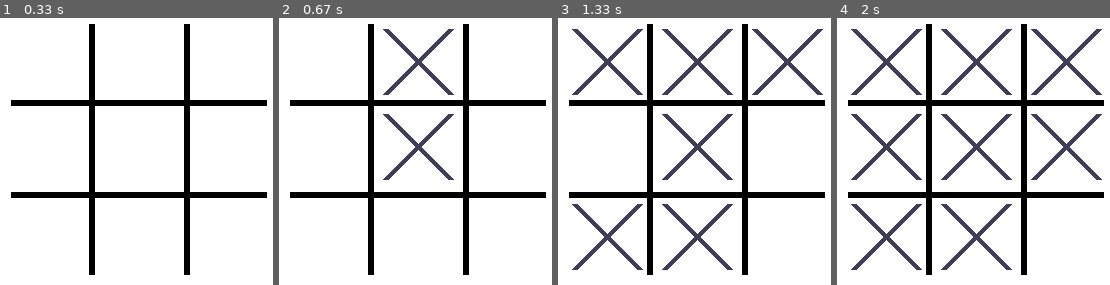
Above: before the commit, frames 1-4 (left to right).
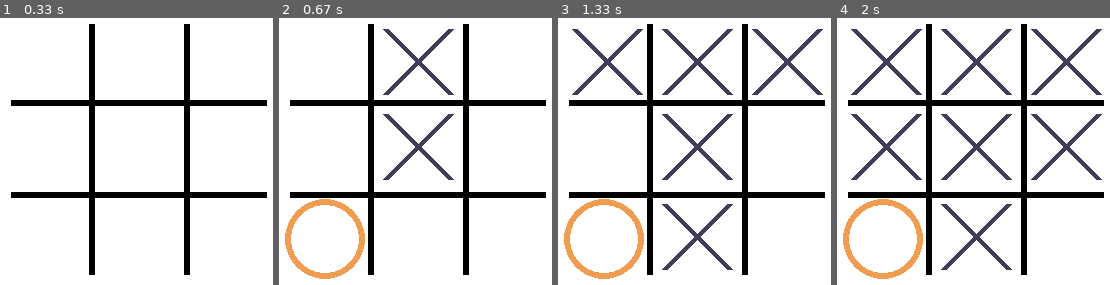
Above: after the commit, the same moments.

Repository: Kadrizzle/Pygame-TicTacToe
Game: pygame game, started from tictactoe_pygame.py
Same seed, same stepped clock (60 frames per second), same inputs: the game is played once before the commit and once after it.
Inputs (mouse positions are in pixels of both pictures, inside the frame that each line leads up to):
- Up to frame 1 (0.33 s): no input
- Up to frame 2 (0.67 s): press the mouse at (412, 60) at 0.37 s; move the mouse to (420, 170) at 0.47 s; release the mouse at (429, 282) at 0.6 s
- Up to frame 3 (1.33 s): press the mouse at (607, 60) at 0.7 s; move the mouse to (667, 151) at 0.8 s; release the mouse at (727, 244) at 0.93 s; press the mouse at (607, 234) at 1.03 s; move the mouse to (686, 159) at 1.13 s; release the mouse at (765, 84) at 1.27 s
- Up to frame 4 (2 s): press the mouse at (886, 146) at 1.37 s; move the mouse to (924, 228) at 1.47 s; release the mouse at (outside the picture) at 1.6 s; click (1060, 146) at 1.72 s

Frame 1 is identical in both runs. In frame 2, 1.9% of the frame differs, in the area x 2-32%, y 67-98%; in frame 3, 2.8%; in frame 4, 2.8%.

Commit message:
First move for computer is done

Diff:
--- a/tictactoe_pygame.py
+++ b/tictactoe_pygame.py
@@ -1,11 +1,16 @@
 #Important note: After screen fill and before clock tick is where you render your game
 #pygame.mouse.get_pressed() & pygame.mouse.get_pos() can be used to put the 'X' and 'O' on the board
 #Call pygame.event.get() before the pygame.mouse.get_pressed() in order for it to work
-
+#-------------------------------------------------------------------------------------------------------------------------
 #After one of the if statements in the main loop I need to call a function that makes the computer play.
 #Once it plays I need to put a "1" in the "open_spots" array correlating with the spot the computer played
+#----------------------------------------------------------------------------------------------------------------------------------------------
+#Code below is how I'll be able to make a "computer_play" method.
+#Without the "circle_coordinates" array I more than likely won't be able to make a method for the computer
+#pygame.draw.circle(screen, (240, 157, 81), circle_coordinates[0], (40), width = 6)
 
-#When drawing X or O I need to keep track of the turns so I know which one to draw
+import random
+import time
 import pygame
 
 screen_x = 450
@@ -14,6 +19,7 @@
 clock = pygame.time.Clock()
 running = True
 turn = "X"
+first_move = True
 spots_array = []
 first_slot = pygame.draw.rect(screen, (255,255,255), (100, 99, 74, 74))
 second_slot = pygame.draw.rect(screen, (255,255,255), (175, 99, 99, 74))
@@ -25,6 +31,9 @@
 eigth_slot = pygame.draw.rect(screen, (255,255,255), (175, 274, 99, 74))
 ninth_slot = pygame.draw.rect(screen, (255,255,255), (275, 274, 74, 74))
 open_spots = [0, 0, 0, 0, 0, 0, 0, 0, 0]
+#Circle coordinates is necessary so I'll be able to have a method for the computer to play instead of manually writing down every move for the computer
+#This will make more sense later when you actually go to type the method for the computer
+circle_coordinates = [(135,135) , (228,135) , (320,135) , (135,225) , (228,225) , (320,225) , (135,315)  ,(228,315) , (320,315)]
 
 
 #This function will return true or false for the LEFT mouse click
@@ -44,9 +53,20 @@
     #bottom line
     pygame.draw.line(screen, pygame.Color(0,0,0), ((screen_x * 0) + 100, (screen_y / 2) + 45), (screen_x - 95, (screen_y / 2) + 45), width = 6)
 
-#def computer_play():
 
-   # for x in open_spots:
+#For the first move for the computer I'm gonna do a random value depending on the position that the player chooses
+def computer_play(open_spots, first_move):
+    if first_move == True:
+        for x in open_spots:
+            rand_number = random.randint(0,8)
+            if open_spots[rand_number] != 1:
+                pygame.draw.circle(screen, pygame.Color(240,157,81), circle_coordinates[rand_number], (40), width = 6)
+                open_spots[rand_number] = 1
+                break
+    #else:
+        #first_number = 0
+        #second_number = 1
+        #for x in open_spots:
 
 
 
@@ -69,75 +89,64 @@
             pygame.draw.line(screen, pygame.Color(64, 61, 88), (105, 105), (170, 170), width = 6)
             pygame.draw.line(screen, pygame.Color(64,61,88), (170, 105), (105, (screen_y /2) - 55), width = 6)
             open_spots[0] = 1
+            computer_play(open_spots, first_move)
+            first_move = False
 
         if second_slot.collidepoint(mouse_x, mouse_y) and open_spots[1] == 0:
             pygame.draw.line(screen, pygame.Color(64, 61, 88), (195,105), (260, 170), width = 6)
             pygame.draw.line(screen, pygame.Color(64,61,88), (260, 105), (195, 170), width = 6)
             open_spots[1] = 1
+            computer_play(open_spots, first_move)
+            first_move = False
 
         if third_slot.collidepoint(mouse_x, mouse_y) and open_spots[2] == 0:
             pygame.draw.line(screen, pygame.Color(64, 61, 88), (285,105), (350,170), width = 6)
             pygame.draw.line(screen, pygame.Color(64,61,88), (285,170),(350,105), width = 6)
             open_spots[2] = 1
+            computer_play(open_spots, first_move)
+            first_move = False
 
         if fourth_slot.collidepoint(mouse_x, mouse_y) and open_spots[3] == 0:
             pygame.draw.line(screen, pygame.Color(64, 61, 88), (105,190), (170, 255), width = 6)
             pygame.draw.line(screen, pygame.Color(64, 61, 88), (170,190), (105, 255), width = 6)
             open_spots[3] = 1
+            computer_play(open_spots, first_move)
+            first_move = False
 
         if fifth_slot.collidepoint(mouse_x, mouse_y) and open_spots[4] == 0:
             pygame.draw.line(screen, pygame.Color(64, 61, 88), (195,190), (260, 255), width = 6)
             pygame.draw.line(screen, pygame.Color(64, 61, 88), (260,190), (195, 255), width = 6)
             open_spots[4] = 1
+            computer_play(open_spots, first_move)
+            first_move = False
 
         if sixth_slot.collidepoint(mouse_x, mouse_y) and open_spots[5] == 0:
             pygame.draw.line(screen, pygame.Color(64, 61, 88), (285,190), (350,255), width = 6)
             pygame.draw.line(screen, pygame.Color(64,61,88), (285,255),(350,190), width = 6)
             open_spots[5] = 1
+            computer_play(open_spots, first_move)
+            first_move = False
 
         if seventh_slot.collidepoint(mouse_x, mouse_y) and open_spots[6] == 0:
             pygame.draw.line(screen, pygame.Color(64, 61, 88), (105,280), (170, 345), width = 6)
             pygame.draw.line(screen, pygame.Color(64, 61, 88), (170,280), (105, 345), width = 6)
             open_spots[6] = 1
+            computer_play(open_spots, first_move)
+            first_move = False
 
         if eigth_slot.collidepoint(mouse_x, mouse_y) and open_spots[7] == 0:
             pygame.draw.line(screen, pygame.Color(64, 61, 88), (195,280), (260, 345), width = 6)
             pygame.draw.line(screen, pygame.Color(64, 61, 88), (260,280), (195, 345), width = 6)
             open_spots[7] = 1
+            computer_play(open_spots, first_move)
+            first_move = False
 
         if ninth_slot.collidepoint(mouse_x, mouse_y) and open_spots[8] == 0:
             pygame.draw.line(screen, pygame.Color(64, 61, 88), (285,280), (350, 345), width = 6)
             pygame.draw.line(screen, pygame.Color(64, 61, 88), (285,345), (350, 280), width = 6)
             open_spots[8] = 1
-
-    # #first
-    # pygame.draw.line(screen, pygame.Color(64, 61, 88), (105, 105), ((screen_x / 2) - 55, (screen_y / 2) - 55), width = 6)
-    # pygame.draw.line(screen, pygame.Color(64,61,88), ((screen_x / 2) - 55, 105), (105, (screen_y /2) - 55), width = 6)
-    # #second
-    # pygame.draw.line(screen, pygame.Color(64, 61, 88), (195,105), (260, 170), width = 6)
-    # pygame.draw.line(screen, pygame.Color(64,61,88), (260, 105), (195, 170), width = 6)
-    # #fourth
-    # pygame.draw.line(screen, pygame.Color(64, 61, 88), (105,190), (170, 255), width = 6)
-    # pygame.draw.line(screen, pygame.Color(64, 61, 88), (170,190), (105, 255), width = 6)
-    # #seventh
-    # pygame.draw.line(screen, pygame.Color(64, 61, 88), (105,280), (170, 345), width = 6)
-    # pygame.draw.line(screen, pygame.Color(64, 61, 88), (170,280), (105, 345), width = 6)
-    # #fifth
-    # pygame.draw.line(screen, pygame.Color(64, 61, 88), (195,190), (260, 255), width = 6)
-    # pygame.draw.line(screen, pygame.Color(64, 61, 88), (260,190), (195, 255), width = 6)
-    # #eighth
-    # pygame.draw.line(screen, pygame.Color(64, 61, 88), (195,280), (260, 345), width = 6)
-    # pygame.draw.line(screen, pygame.Color(64, 61, 88), (260,280), (195, 345), width = 6)
-    # #third
-    # pygame.draw.line(screen, pygame.Color(64, 61, 88), (285,105), (350,170), width = 6)
-    # pygame.draw.line(screen, pygame.Color(64,61,88), (285,170),(350,105), width = 6)
-    # #sixth
-    # pygame.draw.line(screen, pygame.Color(64, 61, 88), (285,190), (350,255), width = 6)
-    # pygame.draw.line(screen, pygame.Color(64,61,88), (285,255),(350,190), width = 6)
-    # #ninth
-    # pygame.draw.line(screen, pygame.Color(64, 61, 88), (285,280), (350, 345), width = 6)
-    # pygame.draw.line(screen, pygame.Color(64, 61, 88), (285,345), (350, 280), width = 6)
-
+            computer_play(open_spots, first_move)
+            first_move = False
 
 
     pygame.display.flip()
